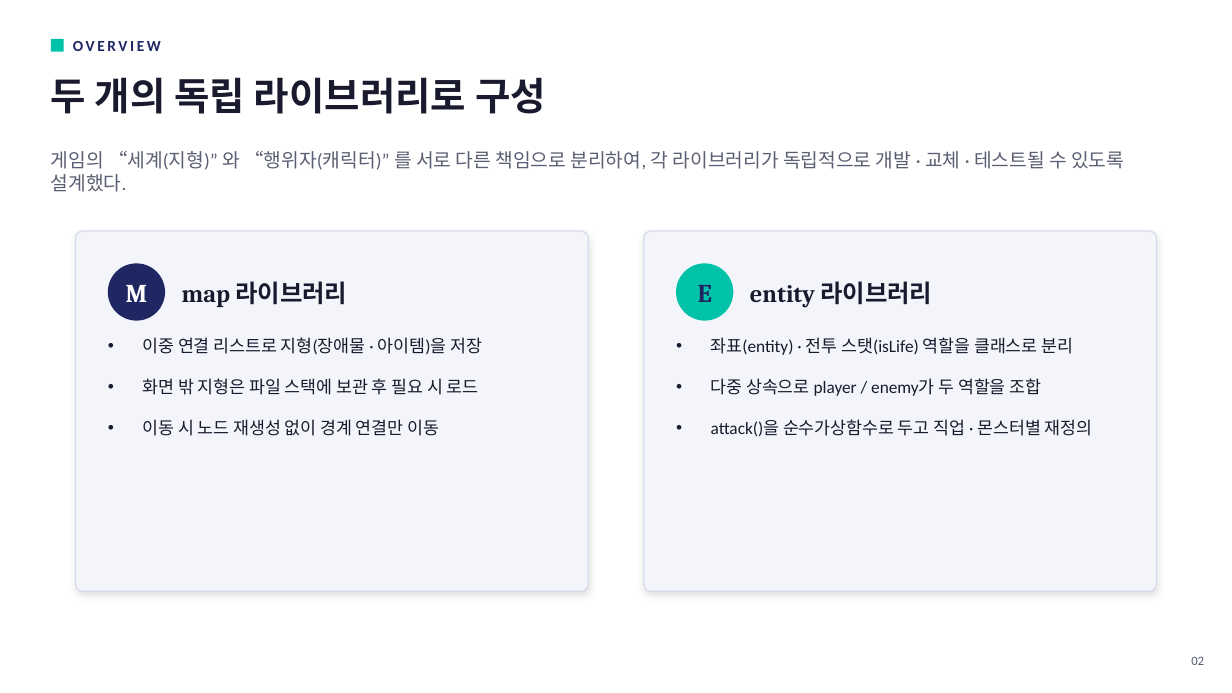
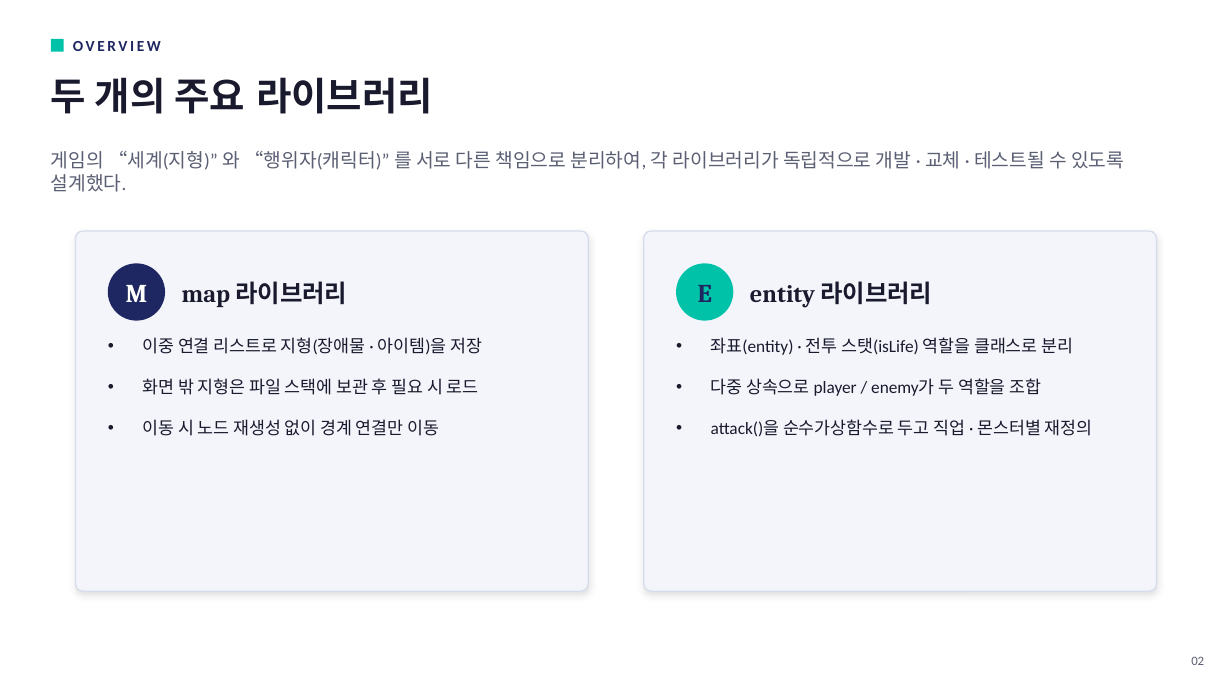
Before and after one commit to mck737338/Robit_intelligence_qt_Project, a slide deck: slide 2 of QT_Project.pptx. Drawn at 1232x693 pixels with LibreOffice and Linux fonts; fonts in the diff are those of the drawing. Boxes give left, top, right and bottom in pixels: in the first picture for what was removed or moved away, otherwise in the second. Text is boxed around its words. In the diff, an @@ line names an element or a change of style, - is before the commit and + after.

```diff
--- a/QT_Project.pptx
+++ b/QT_Project.pptx
@@ text at (51, 77, 433, 114): text changed @@
-두 개의 독립 라이브러리로 구성
+두 개의 주요 라이브러리
```
